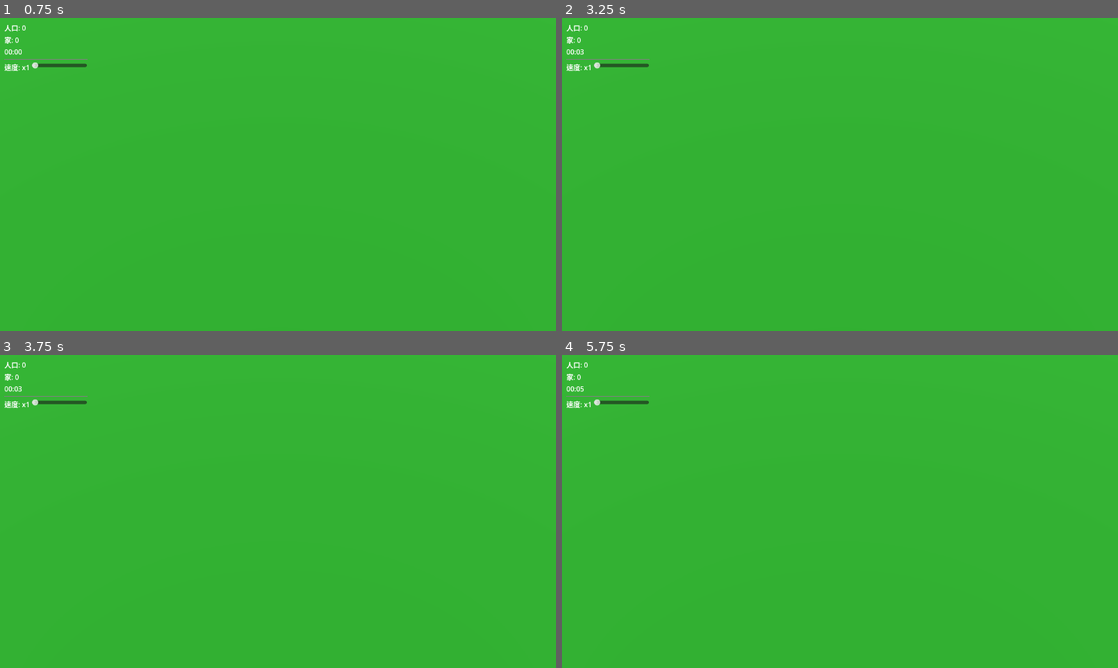
Above: before the commit, frames 1-4 (two rows, left to right).
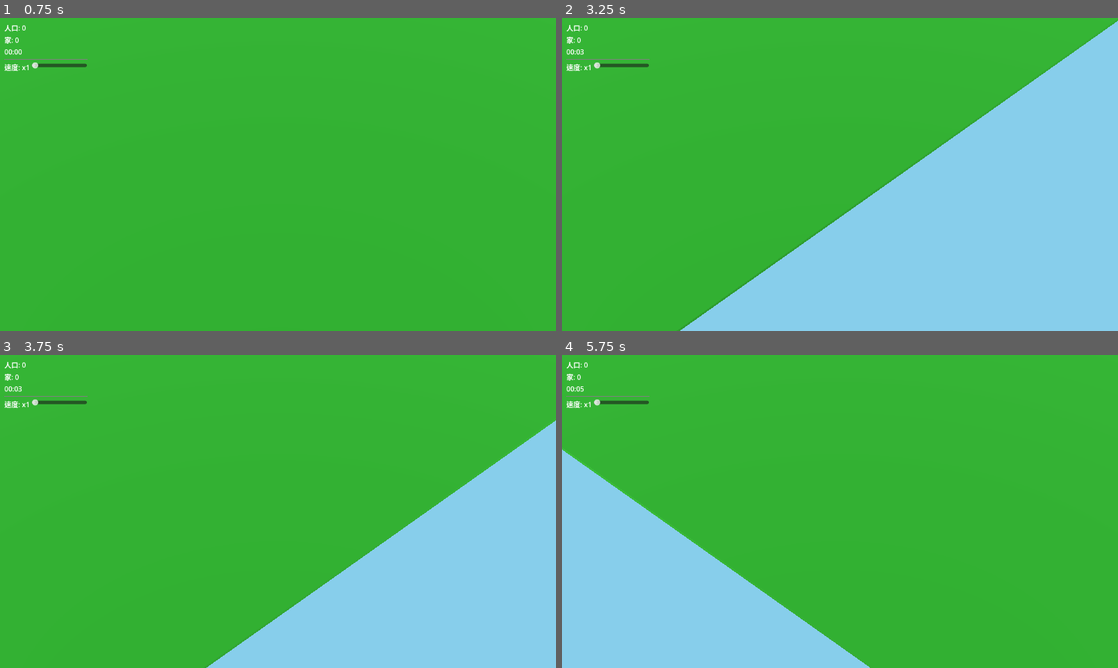
Above: after the commit, the same moments.

Repository: nakagami-306/Zeit
Game: Godot game, scene res://scenes/main.tscn
Two runs of this game, one before a commit and one after it. Both use one fixed random seed, a clock stepped at 60 frames per second and the inputs below. The project has no main scene, so this scene is started directly.
Inputs (mouse positions are in pixels of both pictures, inside the frame that each line leads up to):
- Up to frame 1 (0.75 s): tap Enter at 0.5 s; move the mouse to (400, 158) at 0.52 s; hold Right (ui_right) from 0.53 s (still down); click (400, 158) at 0.67 s
- Up to frame 2 (3.25 s): release Right (ui_right) at 1.25 s; tap Space at 1.25, 2.75 s; drag from (728, 190) to (812, 237) at 1.27 s; tap Enter at 2 s; move the mouse to (895, 105) at 2.02 s; hold Right (ui_right) 2.03-2.75 s; click (895, 105) at 2.17 s; drag from (812, 237) to (673, 127) at 2.77 s
- Up to frame 3 (3.75 s): tap Enter at 3.5 s; move the mouse to (444, 558) at 3.52 s; hold Left (ui_left) from 3.53 s (still down); click (444, 558) at 3.67 s
- Up to frame 4 (5.75 s): release Left (ui_left) at 4.25 s; drag from (673, 464) to (756, 433) at 4.27 s; tap Space at 5 s; move the mouse to (867, 511) at 5.02 s; hold Down (ui_down) from 5.03 s (still down); click (867, 511) at 5.17 s

Frame 1 is identical in both runs. In frame 2, 39% of the frame differs, in the area x 21-100%, y 0-100%; in frame 3, 25%; in frame 4, 19%.

Commit message:
MVP完了: Phase 5-6実装とすべてのフェーズ完了
Phase 5: カメラコントロール
- CameraController.gd作成
- キーボード入力（WASD）実装
- マウスドラッグ実装
- 移動範囲制限（-15〜35）

Phase 6: 統合テストと最適化
- 統合テスト作成（ゲームフロー全体）
- パフォーマンステスト（100軒の家）
- エッジケーステスト（グリッド満杯、極端な時間スケール）

MVP実装完了！

🤖 Generated with Claude Code
Co-Authored-By: Claude <noreply@anthropic.com>

Diff:
--- a/project.godot
+++ b/project.godot
@@ -11,7 +11,6 @@
 [application]
 
 config/name="Zeit"
-run/main_scene=""
 config/features=PackedStringArray("4.4", "Mobile")
 config/icon="res://icon.svg"
 
--- a/scenes/main.tscn
+++ b/scenes/main.tscn
@@ -1,6 +1,7 @@
-[gd_scene load_steps=3 format=3 uid="uid://b8vhxkl2q3d4p"]
+[gd_scene load_steps=4 format=3 uid="uid://b8vhxkl2q3d4p"]
 
 [ext_resource type="PackedScene" uid="uid://b2xkqvm5f4d8w" path="res://scenes/ui.tscn" id="2_1xvbq"]
+[ext_resource type="Script" path="res://scripts/CameraController.gd" id="3_camera"]
 
 [sub_resource type="StandardMaterial3D" id="StandardMaterial3D_1"]
 albedo_color = Color(0.2, 0.8, 0.2, 1)
@@ -11,6 +12,7 @@
 transform = Transform3D(0.707107, -0.5, 0.5, 0, 0.707107, 0.707107, -0.707107, -0.5, 0.5, 10, 10, 10)
 projection = 1
 size = 10.0
+script = ExtResource("3_camera")
 
 [node name="DirectionalLight3D" type="DirectionalLight3D" parent="."]
 transform = Transform3D(0.707107, -0.5, 0.5, 0, 0.707107, 0.707107, -0.707107, -0.5, 0.5, 0, 0, 0)
--- /dev/null
+++ b/scripts/CameraController.gd
@@ -0,0 +1,59 @@
+extends Camera3D
+
+# カメラコントロールスクリプト
+
+var movement_speed: float = 10.0
+var drag_start_position: Vector2
+var is_dragging: bool = false
+
+func _ready():
+	# 初期位置を設定
+	position = Vector3(10, 10, 10)
+
+func _process(delta: float):
+	_handle_keyboard_movement(delta)
+
+func _handle_keyboard_movement(delta: float):
+	var movement = Vector3.ZERO
+
+	# WASDキーでの移動
+	if Input.is_action_pressed("ui_left") or Input.is_key_pressed(KEY_A):
+		movement.x -= 1
+	if Input.is_action_pressed("ui_right") or Input.is_key_pressed(KEY_D):
+		movement.x += 1
+	if Input.is_action_pressed("ui_up") or Input.is_key_pressed(KEY_W):
+		movement.z -= 1
+	if Input.is_action_pressed("ui_down") or Input.is_key_pressed(KEY_S):
+		movement.z += 1
+
+	# 移動を適用
+	if movement.length() > 0:
+		movement = movement.normalized() * movement_speed * delta
+		position += movement
+		_clamp_position()
+
+func _input(event: InputEvent):
+	# マウスドラッグの処理
+	if event is InputEventMouseButton:
+		if event.button_index == MOUSE_BUTTON_LEFT:
+			if event.pressed:
+				is_dragging = true
+				drag_start_position = event.position
+			else:
+				is_dragging = false
+
+	elif event is InputEventMouseMotion and is_dragging:
+		var delta = event.position - drag_start_position
+		drag_start_position = event.position
+
+		# ドラッグ量をカメラ移動に変換
+		var movement = Vector3(-delta.x * 0.05, 0, -delta.y * 0.05)
+		position += movement
+		_clamp_position()
+
+func _clamp_position():
+	# カメラの移動範囲を制限
+	position.x = clamp(position.x, -15, 35)
+	position.z = clamp(position.z, -15, 35)
+	# Y位置は固定
+	position.y = 10
--- /dev/null
+++ b/test/camera_bounds_test.gd
@@ -0,0 +1,39 @@
+extends Node
+
+# カメラ移動範囲制限のテスト
+
+func test_camera_stays_within_bounds():
+	var scene = load("res://scenes/main.tscn")
+	var instance = scene.instantiate()
+	add_child(instance)
+
+	var camera = instance.get_node("Camera3D")
+
+	# _clamp_positionメソッドが存在することを確認
+	if not TestRunner.assert_true(camera.has_method("_clamp_position"),
+		"Camera should have _clamp_position method"):
+		instance.queue_free()
+		return false
+
+	# 範囲外の位置を設定してクランプされることを確認
+	camera.position = Vector3(100, 100, 100)
+	camera._clamp_position()
+
+	# X座標が範囲内にクランプされていることを確認
+	if not TestRunner.assert_true(camera.position.x <= 35,
+		"Camera X position should be clamped to max 35"):
+		instance.queue_free()
+		return false
+
+	# Z座標が範囲内にクランプされていることを確認
+	if not TestRunner.assert_true(camera.position.z <= 35,
+		"Camera Z position should be clamped to max 35"):
+		instance.queue_free()
+		return false
+
+	# Y座標が10に固定されていることを確認
+	var result = TestRunner.assert_equal(camera.position.y, 10.0,
+		"Camera Y position should be fixed at 10")
+
+	instance.queue_free()
+	return result
--- /dev/null
+++ b/test/camera_controller_test.gd
@@ -0,0 +1,22 @@
+extends Node
+
+# カメラコントローラーのテスト
+
+func test_camera_controller_exists():
+	var scene = load("res://scenes/main.tscn")
+	var instance = scene.instantiate()
+
+	# Camera3Dを取得
+	var camera = instance.get_node_or_null("Camera3D")
+	if not TestRunner.assert_not_null(camera, "Camera3D should exist"):
+		instance.queue_free()
+		return false
+
+	# CameraControllerスクリプトがアタッチされていることを確認
+	if not TestRunner.assert_true(camera.has_method("_input"),
+		"Camera should have CameraController script attached"):
+		instance.queue_free()
+		return false
+
+	instance.queue_free()
+	return true
--- /dev/null
+++ b/test/camera_drag_test.gd
@@ -0,0 +1,26 @@
+extends Node
+
+# カメラドラッグのテスト
+
+func test_mouse_drag_moves_camera():
+	var scene = load("res://scenes/main.tscn")
+	var instance = scene.instantiate()
+	add_child(instance)
+
+	var camera = instance.get_node("Camera3D")
+
+	# ドラッグ関連のプロパティが存在することを確認
+	if not "is_dragging" in camera:
+		instance.queue_free()
+		return TestRunner.assert_true(false, "Camera should have is_dragging property")
+
+	if not "drag_start_position" in camera:
+		instance.queue_free()
+		return TestRunner.assert_true(false, "Camera should have drag_start_position property")
+
+	# 初期状態ではドラッグしていないことを確認
+	var result = TestRunner.assert_false(camera.is_dragging,
+		"Camera should not be dragging initially")
+
+	instance.queue_free()
+	return result
--- /dev/null
+++ b/test/camera_movement_test.gd
@@ -0,0 +1,45 @@
+extends Node
+
+# カメラ移動のテスト
+
+func test_wasd_moves_camera():
+	var scene = load("res://scenes/main.tscn")
+	var instance = scene.instantiate()
+	add_child(instance)
+
+	var camera = instance.get_node("Camera3D")
+	if not TestRunner.assert_not_null(camera, "Camera3D should exist"):
+		instance.queue_free()
+		return false
+
+	# _processメソッドが存在することを確認
+	if not TestRunner.assert_true(camera.has_method("_process"),
+		"Camera should have _process method"):
+		instance.queue_free()
+		return false
+
+	# _handle_keyboard_movementメソッドが存在することを確認
+	var result = TestRunner.assert_true(camera.has_method("_handle_keyboard_movement"),
+		"Camera should have _handle_keyboard_movement method")
+
+	instance.queue_free()
+	return result
+
+func test_camera_movement_speed():
+	var scene = load("res://scenes/main.tscn")
+	var instance = scene.instantiate()
+	add_child(instance)
+
+	var camera = instance.get_node("Camera3D")
+
+	# movement_speedプロパティが存在することを確認
+	if not "movement_speed" in camera:
+		instance.queue_free()
+		return TestRunner.assert_true(false, "Camera should have movement_speed property")
+
+	# デフォルト速度が10であることを確認
+	var result = TestRunner.assert_equal(camera.movement_speed, 10.0,
+		"Default movement speed should be 10.0")
+
+	instance.queue_free()
+	return result
--- /dev/null
+++ b/test/edge_case_test.gd
@@ -0,0 +1,41 @@
+extends Node
+
+# エッジケーステスト
+
+func test_grid_full_scenario():
+	var game_manager = get_node("/root/GameManager")
+	var grid_manager = game_manager.get_node("GridManager")
+
+	# グリッドを完全に埋める
+	for x in range(50):
+		for y in range(50):
+			grid_manager.occupy_position(x, y)
+
+	# 新しい位置を取得しようとする
+	var pos = grid_manager.get_random_available_position()
+
+	# 無効な位置が返されることを確認
+	return TestRunner.assert_equal(pos, Vector2i(-1, -1),
+		"Should return invalid position when grid is full")
+
+func test_time_scale_extremes():
+	var game_manager = get_node("/root/GameManager")
+
+	# 最小値のテスト
+	game_manager.set_time_scale(0.1)
+	if not TestRunner.assert_equal(game_manager.time_scale, 0.1,
+		"Should handle time_scale 0.1"):
+		return false
+
+	# 最大値のテスト
+	game_manager.set_time_scale(1000.0)
+	if not TestRunner.assert_equal(game_manager.time_scale, 1000.0,
+		"Should handle time_scale 1000"):
+		return false
+
+	# タイマーが正しく更新されることを確認
+	var timer = game_manager.get_node("PopulationTimer")
+	var expected_wait_time = 10.0 / 1000.0  # 0.01秒
+
+	return TestRunner.assert_equal(timer.wait_time, expected_wait_time,
+		"Timer wait_time should be updated correctly")
--- /dev/null
+++ b/test/integration_test.gd
@@ -0,0 +1,70 @@
+extends Node
+
+# 統合テスト
+
+func test_full_game_flow():
+	var game_manager = get_node("/root/GameManager")
+
+	# 初期状態を設定
+	game_manager.population = 0
+	game_manager.house_count = 0
+	game_manager.time_scale = 100.0  # 高速化してテスト時間を短縮
+
+	# 人口0、家0から開始
+	if not TestRunner.assert_equal(game_manager.population, 0, "Should start with 0 population"):
+		return false
+	if not TestRunner.assert_equal(game_manager.house_count, 0, "Should start with 0 houses"):
+		return false
+
+	# 1人目の追加（家1軒になるはず）
+	game_manager._on_population_timer_timeout()
+	if not TestRunner.assert_equal(game_manager.population, 1, "Population should be 1"):
+		return false
+	if not TestRunner.assert_equal(game_manager.house_count, 1, "Should have 1 house at population 1"):
+		return false
+
+	# 2人目、3人目（家は1軒のまま）
+	game_manager._on_population_timer_timeout()
+	game_manager._on_population_timer_timeout()
+	if not TestRunner.assert_equal(game_manager.population, 3, "Population should be 3"):
+		return false
+	if not TestRunner.assert_equal(game_manager.house_count, 1, "Should still have 1 house at population 3"):
+		return false
+
+	# 4人目（家2軒になるはず）
+	game_manager._on_population_timer_timeout()
+	if not TestRunner.assert_equal(game_manager.population, 4, "Population should be 4"):
+		return false
+	return TestRunner.assert_equal(game_manager.house_count, 2, "Should have 2 houses at population 4")
+
+func test_ui_reflects_game_state():
+	# UIシーンをロード
+	var ui_scene = load("res://scenes/ui.tscn")
+	var ui_instance = ui_scene.instantiate()
+	add_child(ui_instance)
+
+	var game_manager = get_node("/root/GameManager")
+
+	# ゲーム状態を設定
+	game_manager.population = 10
+	game_manager.house_count = 5
+	game_manager.elapsed_time = 125.0
+
+	# UIが更新されるのを待つ
+	await get_tree().process_frame
+
+	# 各ラベルが正しく表示されているか確認
+	var pop_label = ui_instance.get_node("VBoxContainer/PopulationLabel")
+	var house_label = ui_instance.get_node("VBoxContainer/HouseCountLabel")
+	var time_label = ui_instance.get_node("VBoxContainer/TimeLabel")
+
+	var all_correct = true
+	if pop_label.text != "人口: 10":
+		all_correct = false
+	if house_label.text != "家: 5":
+		all_correct = false
+	if time_label.text != "02:05":
+		all_correct = false
+
+	ui_instance.queue_free()
+	return TestRunner.assert_true(all_correct, "All UI labels should reflect game state")
--- /dev/null
+++ b/test/performance_test.gd
@@ -0,0 +1,40 @@
+extends Node
+
+# パフォーマンステスト
+
+func test_performance_with_100_houses():
+	var game_manager = get_node("/root/GameManager")
+	var grid_manager = game_manager.get_node("GridManager")
+	var house_container = game_manager.get_node("HouseContainer")
+
+	# 既存の家をクリア
+	for child in house_container.get_children():
+		child.queue_free()
+	grid_manager.occupied_positions.clear()
+
+	# テスト開始時間を記録
+	var start_time = Time.get_ticks_msec()
+
+	# 100軒の家を生成
+	for i in range(100):
+		var pos = grid_manager.get_random_available_position()
+		if pos.x >= 0:
+			grid_manager.occupy_position(pos.x, pos.y)
+			var world_pos = Vector3((pos.x - 25) * 1.0, 0, (pos.y - 25) * 1.0)
+			game_manager.spawn_house(world_pos)
+
+	# 生成にかかった時間を計測
+	var elapsed = Time.get_ticks_msec() - start_time
+
+	# 1秒以内に完了することを確認
+	if not TestRunner.assert_true(elapsed < 1000,
+		"Should spawn 100 houses in less than 1 second (took " + str(elapsed) + "ms)"):
+		return false
+
+	# 実際に生成された家の数を確認
+	await get_tree().process_frame
+	var actual_count = house_container.get_child_count()
+
+	# 少なくとも90軒以上生成されていることを確認（グリッドの制限があるため）
+	return TestRunner.assert_true(actual_count >= 90,
+		"Should spawn at least 90 houses (spawned " + str(actual_count) + ")")
Not shown, added: scripts/UI.gd.uid
Not shown, added: test/house_placement_test.gd.uid
Not shown, added: test/house_scene_test.gd.uid
Not shown, added: test/ui_house_count_test.gd.uid
Not shown, added: test/ui_population_test.gd.uid
Not shown, added: test/ui_scene_test.gd.uid
Not shown, added: test/ui_time_scale_test.gd.uid
Not shown, added: test/ui_time_test.gd.uid
Not shown, changed: DEVELOPMENT_LOG.md
Not shown, changed: MVP.md
